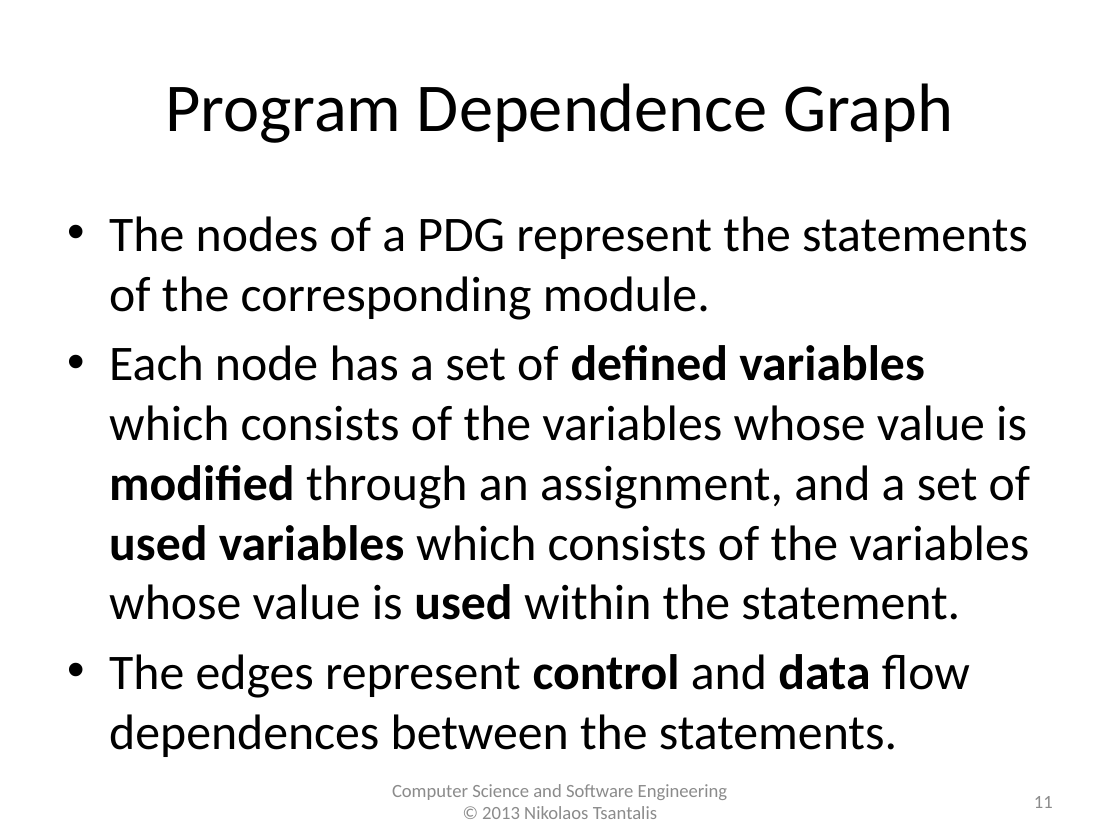
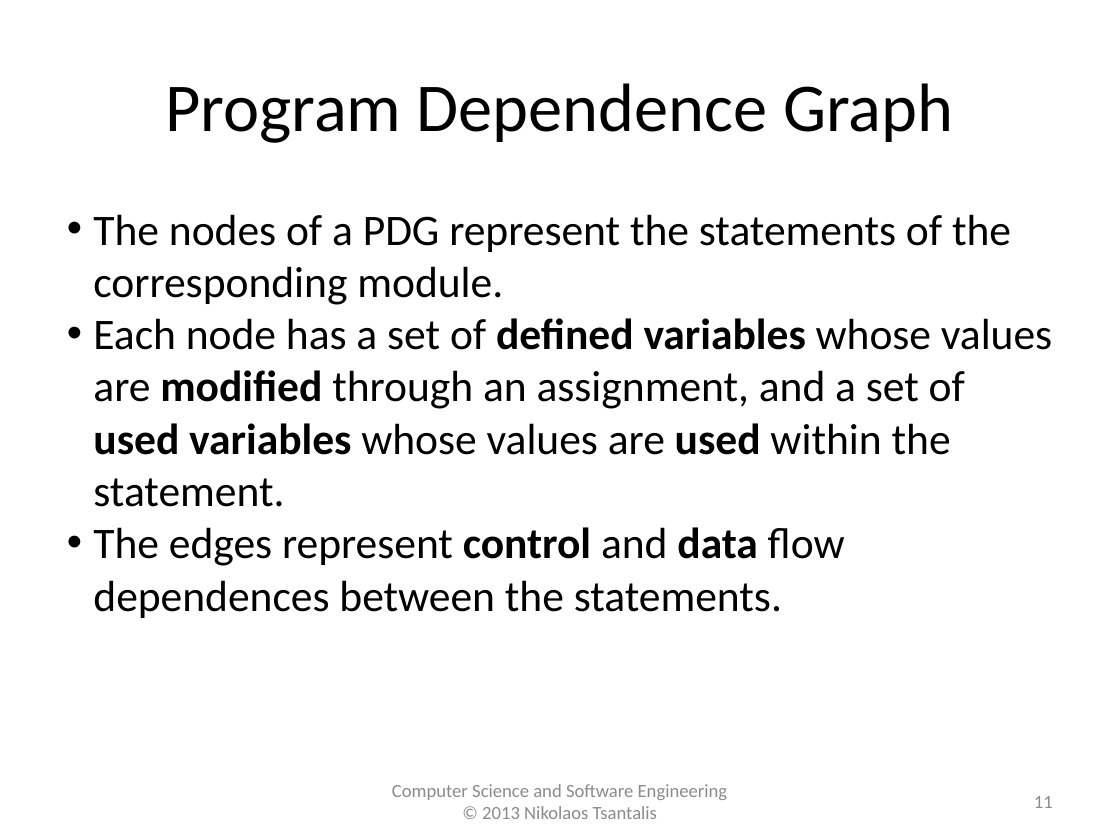
Before and after one commit to tajmilur-rahman/SOEN6611, a slide deck: slide 11 of lectures/lec3/Slice-based_Cohesion.pptx. Drawn at 1120x840 pixels with LibreOffice and Linux fonts; fonts in the diff are those of the drawing. Boxes give left, top, right and bottom in pixels: in the first picture for what was removed or moved away, otherwise in the second. Text is boxed around its words. In the diff, an @@ line names an element or a change of style, - is before the commit and + after.

Commit message:
project data files updated. class lectures updated.

```diff
--- a/lectures/lec3/Slice-based_Cohesion.pptx
+++ b/lectures/lec3/Slice-based_Cohesion.pptx
@@ text at [93,214,1011,618]: size 32 to 28 pt in "The nodes of a PDG represent the ...", "The edges represent control and data flow ..."; indent changed; less space between paragraphs @@
@@ text at [93,318,1052,507]: text changed; size 32 to 28 pt @@
-• Each node has a set of deﬁned variables which consists of the variables whose value is modiﬁed through an assignment, and a set of used variables which consists of the variables whose value is used within the statement.
+• Each node has a set of defined variables whose values are modified through an assignment, and a set of used variables whose values are used within the statement.
```
Also in this commit, not shown: 21 other slides changed, 9 other files.
